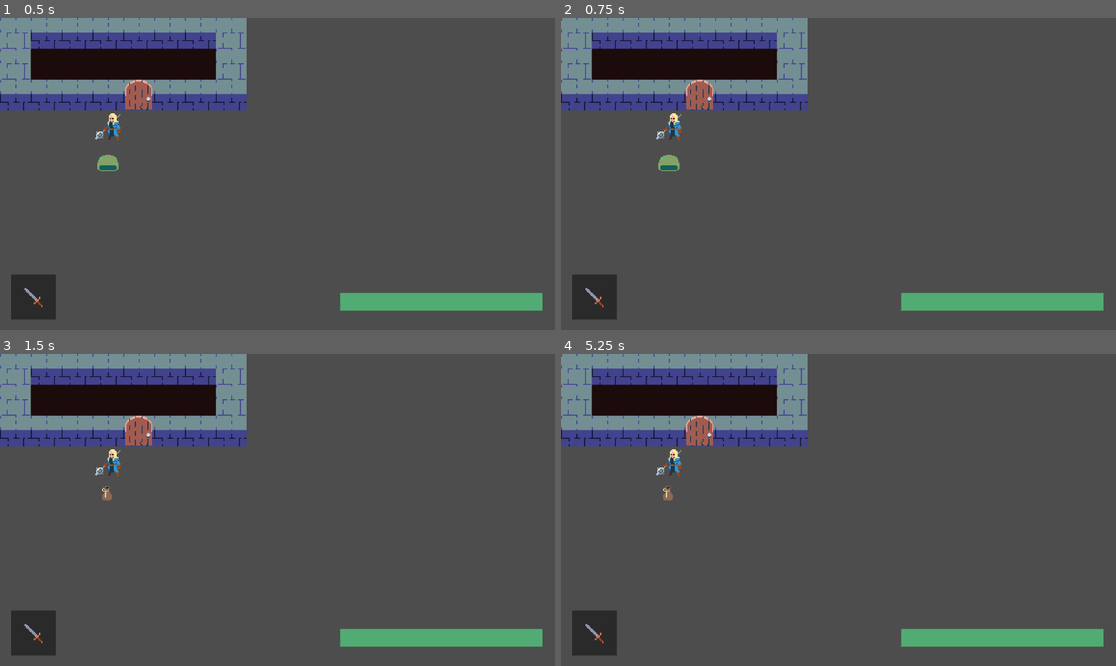
Above: before the commit, frames 1-4 (two rows, left to right).
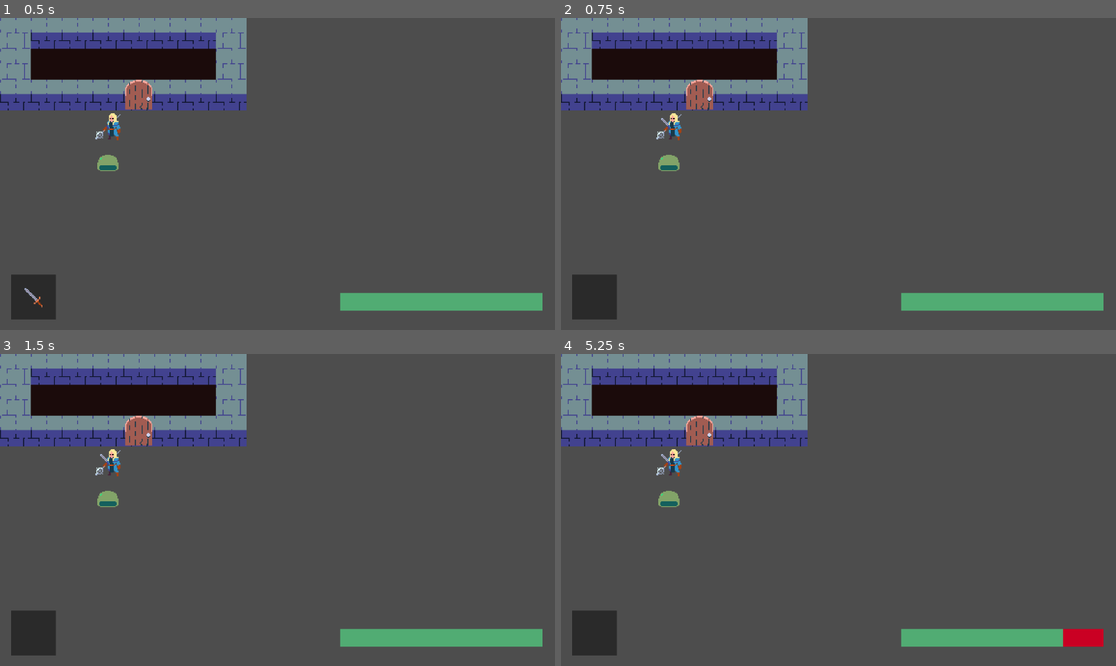
Above: after the commit, the same moments.

Repository: pryganss/TB-DCrawl
Game: Godot game, scene res://game.tscn
Same seed, same stepped clock (60 frames per second), same inputs: the game is played once before the commit and once after it.
Inputs:
- Up to frame 1 (0.5 s): no input
- Up to frame 2 (0.75 s): tap Enter at 0.5 s; hold D (move_right) from 0.53 s (still down); tap Q (drop, bound only after the commit) at 0.6 s
- Up to frame 3 (1.5 s): tap Space at 1.25 s; release D (move_right) at 1.28 s; hold S (move_down) from 1.28 s (still down); tap Q (drop, bound only after the commit) at 1.35 s
- Up to frame 4 (5.25 s): tap Enter at 2, 3.5 s; release S (move_down) at 2.03 s; hold D (move_right) 2.03-2.78 s; tap Q (drop, bound only after the commit) every 0.75 s from 2.1 to 5.1 s; tap Space at 2.75, 4.25 s; hold W (move_up) 2.78-3.53 s; hold A (move_left) 3.53-5.03 s; hold S (move_down) from 5.03 s (still down)

Frame 1 is identical in both runs. In frame 2, less than 0.1% of the frame differs, in the area x 4-20%, y 32-93%; in frame 3, 0.2%; in frame 4, 0.7%, in the area x 4-98%, y 32-94%.
Error in both runs: Cannot call method 'get_custom_data' on a null value. (res://src/Entities/Components/movement_component.gd:13)

Commit message:
add drop action

Diff:
--- a/game.tscn
+++ b/game.tscn
@@ -27,6 +27,3 @@
 script = ExtResource("3_feb5d")
 
 [node name="UI" parent="." instance=ExtResource("4_fc0e3")]
-
-[node name="Sprite2D" type="Sprite2D" parent="."]
-z_index = 1
--- a/project.godot
+++ b/project.godot
@@ -50,6 +50,11 @@
 , Object(InputEventKey,"resource_local_to_scene":false,"resource_name":"","device":-1,"window_id":0,"alt_pressed":false …(183 unchanged characters)…
 ]
 }
+drop={
+"deadzone": 0.2,
+"events": [Object(InputEventKey,"resource_local_to_scene":false,"resource_name":"","device":-1,"window_id":0,"alt_pressed":false,"shift_pressed":false,"ctrl_pressed":false,"meta_pressed":false,"pressed":false,"keycode":0,"physical_keycode":81,"key_label":0,"unicode":113,"location":0,"echo":false,"script":null)
+]
+}
 
 [rendering]
 
--- /dev/null
+++ b/src/Actions/drop_action.gd
@@ -0,0 +1,8 @@
+class_name DropAction
+extends Action
+
+func perform() -> int:
+	var wield_component: WieldComponent = entity.components.get(cpnt.WIELD) as WieldComponent
+	if wield_component: wield_component.drop_item()
+
+	return next_turn
--- a/src/event_handler.gd
+++ b/src/event_handler.gd
@@ -15,4 +15,7 @@
 	elif Input.is_action_just_pressed("move_right"):
 		action = BumpAction.new(player, 1, 0)
 
+	elif Input.is_action_just_pressed("drop"):
+		action = DropAction.new(player)
+
 	return action
Not shown, added: src/Actions/drop_action.gd.uid
